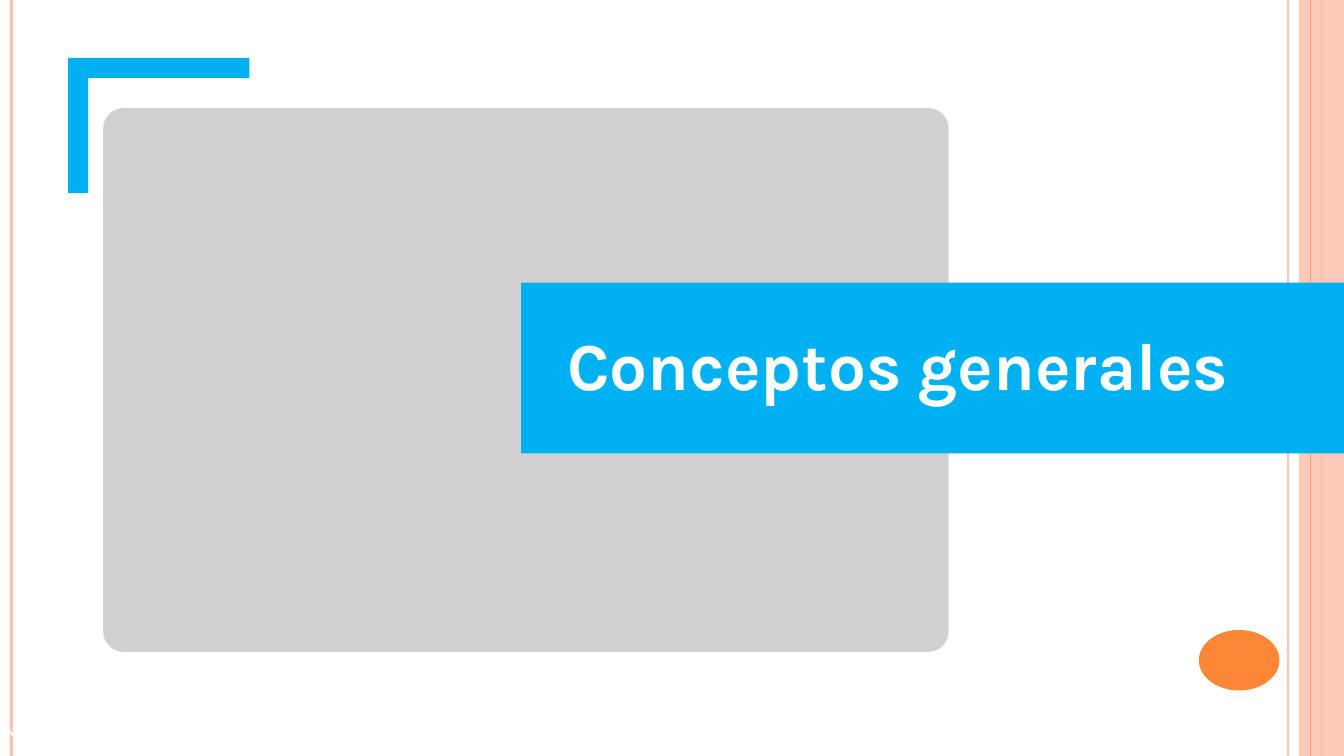
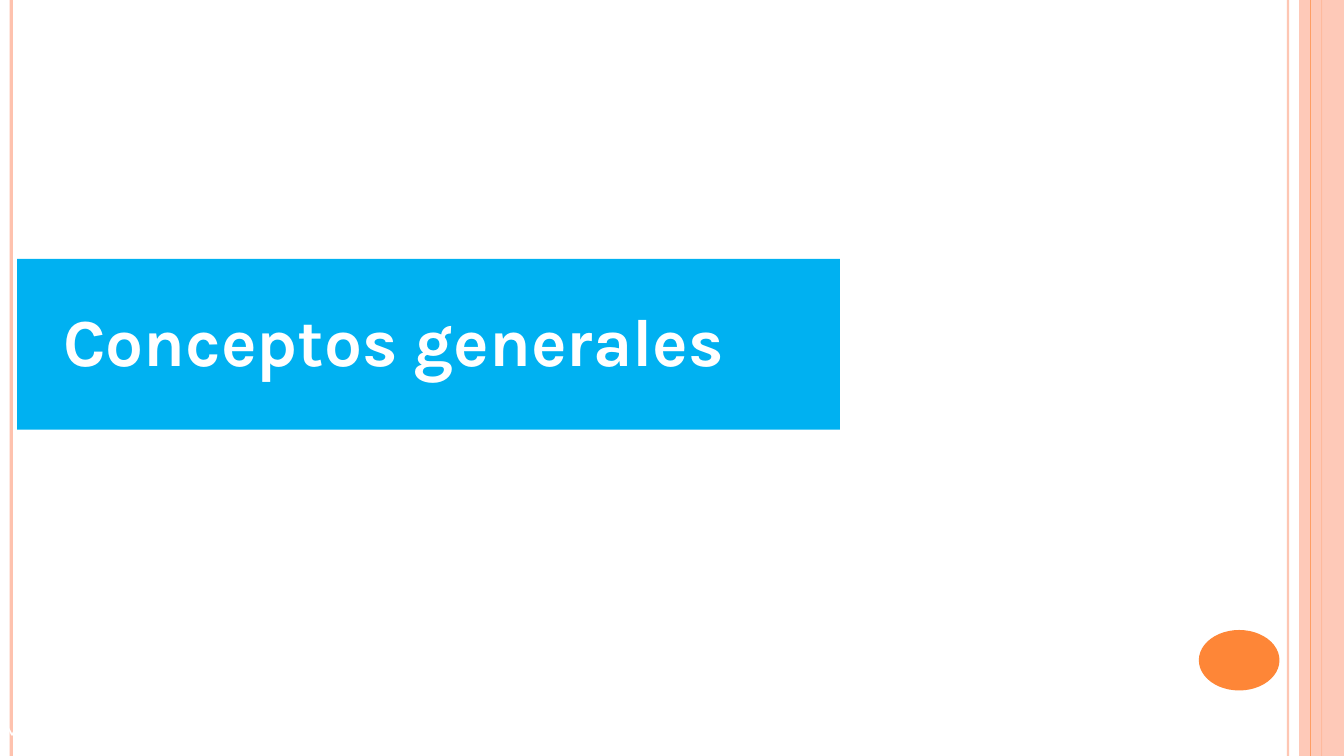
Before and after one commit to amartinsierra/recursos_python, a slide deck: slide 2 of otros/presentaciones/Modulo5_poo.pptx. Drawn at 1344x756 pixels with LibreOffice and Linux fonts; fonts in the diff are those of the drawing; grey boxes stand for pictures. Boxes give left, top, right and bottom in pixels: in the first picture for what was removed or moved away, otherwise in the second. Text is boxed around its words. In the diff, an @@ line names an element or a change of style, - is before the commit and + after.

```diff
--- a/otros/presentaciones/Modulo5_poo.pptx
+++ b/otros/presentaciones/Modulo5_poo.pptx
@@ freeform shape removed at bbox=[68, 58, 249, 194] @@
@@ picture removed at bbox=[103, 108, 949, 652] @@
@@ rectangle "Conceptos generales": place and size @@
-rectangle "Conceptos generales" at bbox=[521, 283, 1344, 454]
+rectangle "Conceptos generales" at bbox=[17, 259, 840, 430]
```
Also in this commit, not shown: 4 other slides changed, 17 other files.
